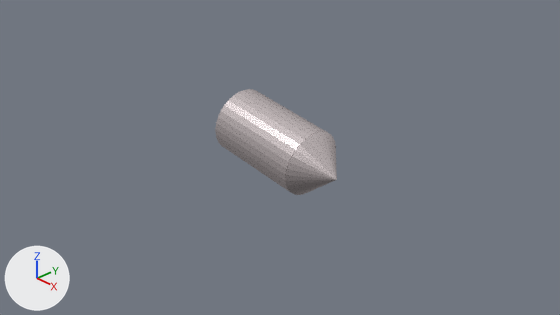
The Blender file missile.blend as it was, and as the next commit left it.
Both versions are drawn from the file's camera 'Camera'. Every picture has the same lights, and +X, +Y and +Z are marked at lower left.

The older version as bpy lines, for what is in view:
```python
me_cylinder_002 = bpy.data.meshes.new('Cylinder.002')
me_cylinder_002.from_pydata(...)  # a 32-sided cylinder along z spanning x -1.0..1.0, y -1.0..1.0, z -1.0..1.0; a 32-sided cone pointing to +z spanning x -1.0..1.0, y -1.0..1.0, z 1.0..1.66
me_cylinder_002.materials.append(mat_material_002)
ob_cylinder = bpy.data.objects.new('Cylinder', me_cylinder_002)
ob_cylinder.location = (-0.083, -0.019, 0.18)
ob_cylinder.rotation_euler = (0.0, 1.701, 0.0)  # degrees (0, 97, 0)
ob_cylinder.scale = (0.491, 0.491, 0.747)
```
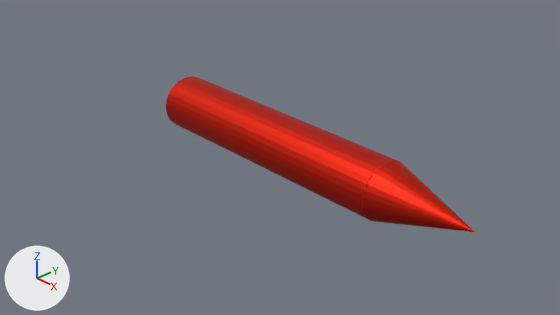
Diff of the bpy script that builds the scene:
```diff
--- a/missile.blend.py
+++ b/missile.blend.py
@@ mat_material_003 @@
+mat_material_003 = principled_material('Material.003')
+mat_material_003.base_color = (0.8, 0.0279, 0.0122)  # red #e72f1d
+mat_material_003.metallic = 1.0
@@ me_cylinder_002 @@
 me_cylinder_002.from_pydata(...)  # 97 vertices, 67 faces; spans x -1.0..1.0, y -1.0..1.0, z -1.0..1.66
-me_cylinder_002.materials.append(mat_material_002)
+me_cylinder_002.materials.append(mat_material_003)  # red #e72f1d
@@ ob_cylinder @@
 ob_cylinder.location = (-0.083, -0.019, 0.18)
-ob_cylinder.rotation_euler = (0.0, 1.701, 0.0)  # degrees (0, 97, 0)
-ob_cylinder.scale = (0.491, 0.491, 0.747)
+ob_cylinder.rotation_euler = (0.0, 1.571, 0.0)  # degrees (0, 90, 0)
+ob_cylinder.scale = (0.413, 0.433, 2.06)
```

Changed parts and their boxes [x1, y1, x2, y2] in the pictures (560 x 315 px):
'Cylinder', recoloured, turned, rescaled (white to red): before [215, 89, 337, 195]; after [166, 76, 475, 232]
